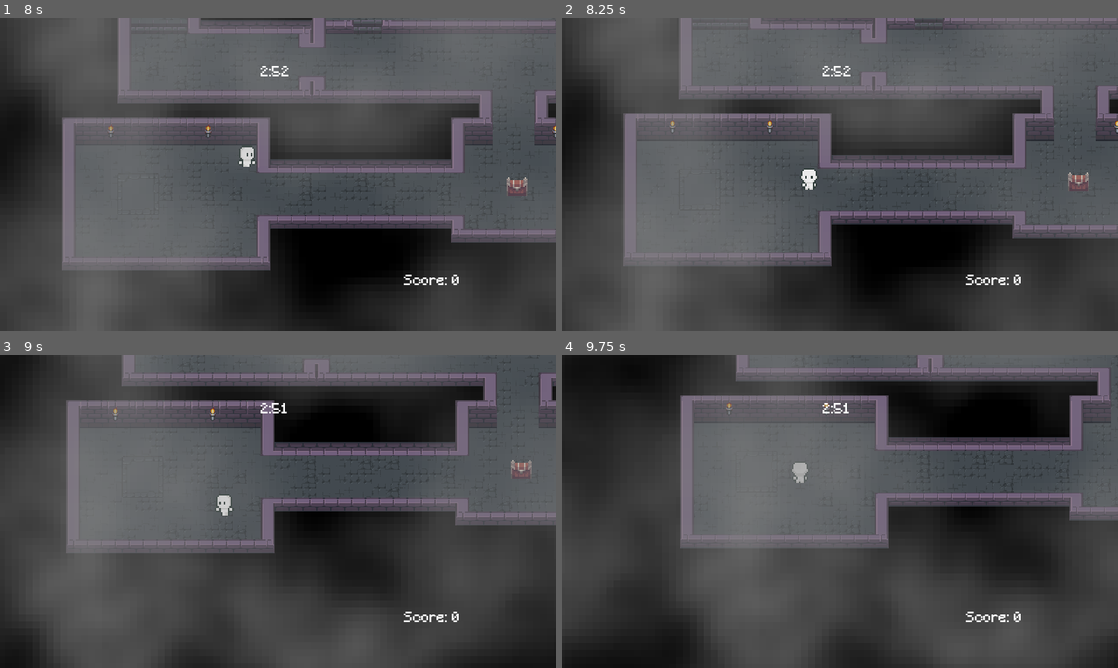
Above: before the commit, frames 1-4 (two rows, left to right).
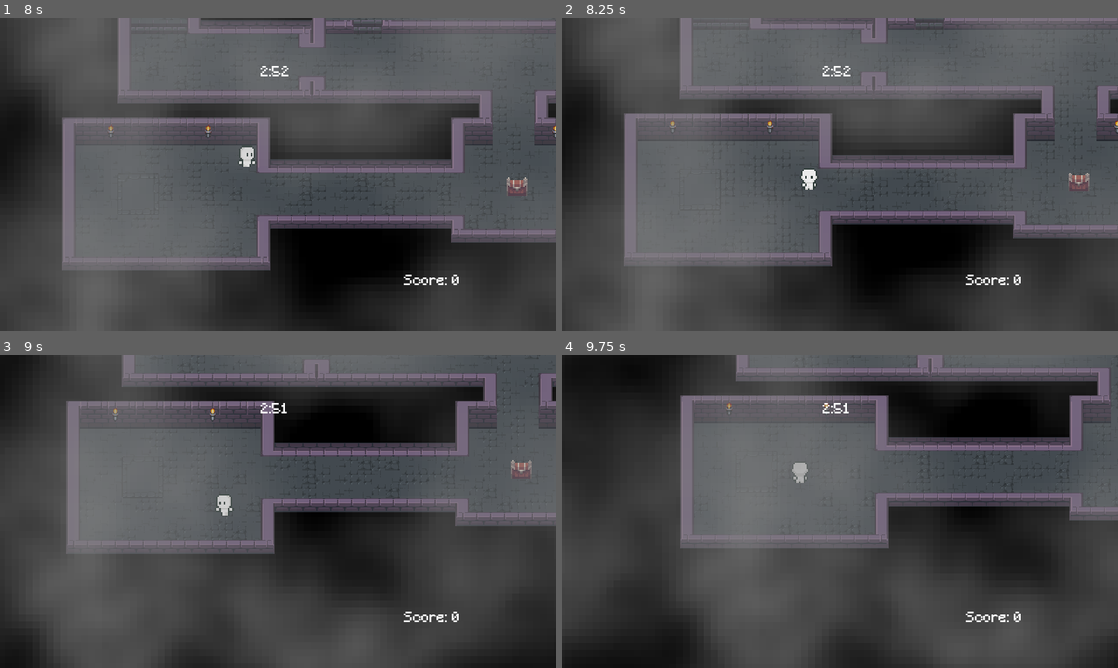
Above: after the commit, the same moments.

Repository: GabeAKane/dungeon-dash
Game: Godot game, scene res://world.tscn
Two runs of this game, one before a commit and one after it. Both use one fixed random seed, a clock stepped at 60 frames per second and the inputs below.
Inputs:
- Up to frame 1 (8 s): hold W (Up) 0.53-2.03 s; tap Space (Dash) every 0.75 s from 0.6 to 7.35 s; hold A (Left) 2.03-3.53 s; hold S (Down) 3.53-4.28 s; hold Right (Right) 4.28-5.03 s; hold W (Up) 5.03-5.78 s; hold Right (Right) from 5.78 s (still down)
- Up to frame 2 (8.25 s): release Right (Right) at 8.03 s; hold S (Down) from 8.03 s (still down); tap Space (Dash) at 8.1 s
- Up to frame 3 (9 s): release S (Down) at 8.78 s; hold A (Left) from 8.78 s (still down); tap Space (Dash) at 8.85 s
- Up to frame 4 (9.75 s): release A (Left) at 9.53 s; hold W (Up) from 9.53 s (still down); tap Space (Dash) at 9.6 s

Frame 1 is identical in both runs. In frame 2, 0.3% of the frame differs, in the area x 11-100%, y 0-80%; in frame 3, 0.6%, in the area x 11-100%, y 5-64%; in frame 4, 0.2%.

Commit message:
added  enemy spawner

Diff:
--- a/RigidBody2D.gd
+++ b/RigidBody2D.gd
@@ -1,6 +1,10 @@
-extends RigidBody2D
+extends StaticBody2D
 
 @onready var timer = $Timer
+@onready var spawnArea = $spawn_radius/CollisionShape2D.shape.radius
+@onready var origin = global_position
+
+const ENEMY = preload("res://enemy.tscn")
 
 # Called when the node enters the scene tree for the first time.
 func _ready():
@@ -9,12 +13,19 @@
 		mult = -1
 
 	timer.wait_time = 3.0 + (randf()*5*mult)
+	timer.start()
 
 
 # Called every frame. 'delta' is the elapsed time since the previous frame.
-func _process(delta):
+func _process(_delta):
 	pass
 
 
 func _on_timer_timeout():
-	pass # spawn enemy in rand area from spawn_radius (next time!)
+	var enemy = ENEMY.instantiate()
+	enemy.global_position = origin + (spawnArea*_random_inside_unit_circle())
+	get_parent().add_child(enemy)
+
+func _random_inside_unit_circle() -> Vector2:
+	var theta : float = randf() * 2 * PI
+	return Vector2(cos(theta), sin(theta)) * sqrt(randf())
--- a/character.gd
+++ b/character.gd
@@ -3,7 +3,7 @@
 const default_speed = 80.0
 const dash_speed = 1000.0
 var movement_speed = default_speed
-
+var health = 3
 #animation variables
 var direction=1
 var pre_dir = direction
--- a/enemy.gd
+++ b/enemy.gd
@@ -4,9 +4,13 @@
 
 @onready var player = get_tree().get_first_node_in_group("player")
 @onready var nav_agent = $NavigationAgent2D
-
+@onready var sprite = $AnimatedSprite2D
 func _physics_process(_delta):
 	var dir = to_local(nav_agent.target_position).normalized()
+	#sprite.rotation = atan2(
+	#	nav_agent.target_position.y-global_position.y,
+	#	nav_agent.target_position.x-global_position.x
+	#)
 	velocity = dir * speed
 	move_and_slide()
 
@@ -15,3 +19,9 @@
 
 func _on_timer_timeout():
 	make_path()
+
+
+func _on_area_2d_body_entered(body):
+	if body.is_in_group("player"):
+		player.health -= 1
+		print(str("Player health: ", player.health))
--- a/enemy.tscn
+++ b/enemy.tscn
@@ -21,24 +21,33 @@
 [sub_resource type="CircleShape2D" id="CircleShape2D_iop70"]
 radius = 4.12311
 
+[sub_resource type="CircleShape2D" id="CircleShape2D_6g6lw"]
+radius = 5.0
+
 [node name="enemy" type="CharacterBody2D"]
 motion_mode = 1
 wall_min_slide_angle = 0.0
 script = ExtResource("1_pta1u")
 
 [node name="Timer" type="Timer" parent="."]
-wait_time = 0.5
+wait_time = 0.75
 autostart = true
 
 [node name="AnimatedSprite2D" type="AnimatedSprite2D" parent="."]
+position = Vector2(0, -10)
 sprite_frames = SubResource("SpriteFrames_28fkt")
 
 [node name="CollisionShape2D" type="CollisionShape2D" parent="."]
-position = Vector2(0, 11)
 shape = SubResource("CircleShape2D_iop70")
 
 [node name="NavigationAgent2D" type="NavigationAgent2D" parent="."]
 path_max_distance = 5000.0
 debug_path_custom_color = Color(0.419608, 1, 1, 1)
 
+[node name="Area2D" type="Area2D" parent="."]
+
+[node name="CollisionShape2D" type="CollisionShape2D" parent="Area2D"]
+shape = SubResource("CircleShape2D_6g6lw")
+
 [connection signal="timeout" from="Timer" to="." method="_on_timer_timeout"]
+[connection signal="body_entered" from="Area2D" to="." method="_on_area_2d_body_entered"]
--- a/spawner.tscn
+++ b/spawner.tscn
@@ -8,7 +8,7 @@
 [sub_resource type="CircleShape2D" id="CircleShape2D_b5d46"]
 radius = 31.0161
 
-[node name="spawner" type="RigidBody2D"]
+[node name="spawner" type="StaticBody2D"]
 script = ExtResource("1_00kuq")
 
 [node name="CollisionShape2D" type="CollisionShape2D" parent="."]
--- a/world.tscn
+++ b/world.tscn
@@ -6,6 +6,7 @@
 [ext_resource type="PackedScene" uid="uid://i47j8x3aobt6" path="res://enemy.tscn" id="4_xihlq"]
 [ext_resource type="PackedScene" uid="uid://dohjycds8b431" path="res://chest.tscn" id="5_cxopp"]
 [ext_resource type="PackedScene" uid="uid://il7wwilx6qbv" path="res://hud.tscn" id="6_j4p8q"]
+[ext_resource type="PackedScene" uid="uid://ditngpogkcjlm" path="res://spawner.tscn" id="7_e2pot"]
 
 [sub_resource type="TileSetAtlasSource" id="TileSetAtlasSource_qye2l"]
 texture = ExtResource("1_g67f2")
@@ -572,3 +573,6 @@
 position = Vector2(-436, 605)
 
 [node name="HUD" parent="." instance=ExtResource("6_j4p8q")]
+
+[node name="spawner" parent="." instance=ExtResource("7_e2pot")]
+position = Vector2(-350, 280)
Not shown: 1 places in enemy.tscn that only renumber resources
Not shown: 1 places in world.tscn that only renumber resources
